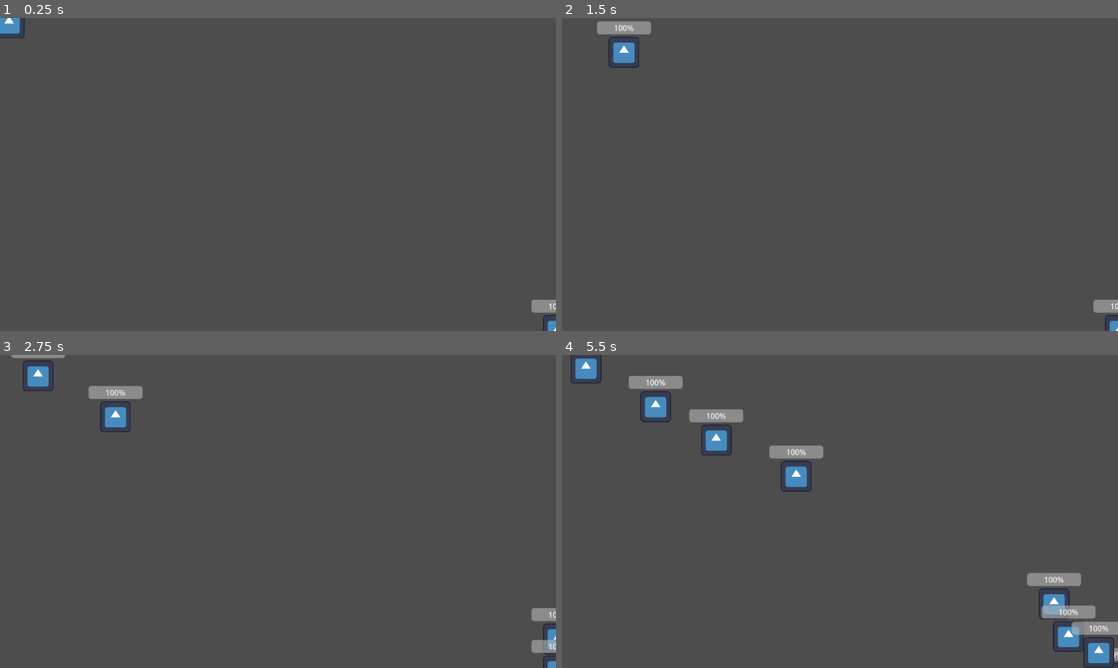
Above: before the commit, frames 1-4 (two rows, left to right).
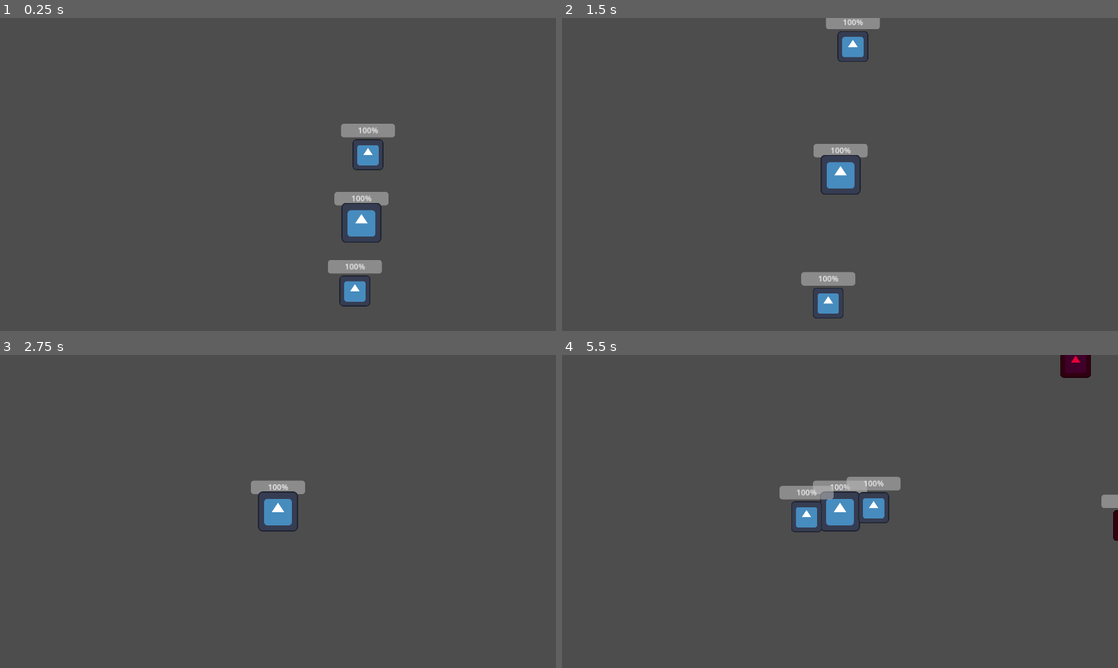
Above: after the commit, the same moments.

Repository: geekazodium/project-skeleton
Game: Godot game, scene res://scenes/game_scene.tscn
The game is run twice, just before and just after one commit, with the same random seed, the same clock (stepped at 60 frames per second) and the same inputs. The engine's default icon, where the game draws it, is replaced by a stand-in: a white triangle on a blue panel in a dark square.
Inputs:
- Up to frame 1 (0.25 s): no input
- Up to frame 2 (1.5 s): no input
- Up to frame 3 (2.75 s): no input
- Up to frame 4 (5.5 s): no input

The runs differ from the first frame. In frame 1, 2.9% of the frame differs, in the area x 0-100%, y 0-100%; in frame 2, 3.3%; in frame 3, 2.5%; in frame 4, 7.3%, in the area x 1-100%, y 0-100%.

Commit message:
Spawners

Diff:
--- a/project.godot
+++ b/project.godot
@@ -22,7 +22,30 @@
 [display]
 
 window/stretch/mode="canvas_items"
-window/stretch/scale_mode="integer"
+window/stretch/aspect="keep_height"
+
+[input]
+
+move_up={
+"deadzone": 0.5,
+"events": [Object(InputEventKey,"resource_local_to_scene":false,"resource_name":"","device":-1,"window_id":0,"alt_pressed":false,"shift_pressed":false,"ctrl_pressed":false,"meta_pressed":false,"pressed":false,"keycode":0,"physical_keycode":87,"key_label":0,"unicode":44,"location":0,"echo":false,"script":null)
+]
+}
+move_down={
+"deadzone": 0.5,
+"events": [Object(InputEventKey,"resource_local_to_scene":false,"resource_name":"","device":-1,"window_id":0,"alt_pressed":false,"shift_pressed":false,"ctrl_pressed":false,"meta_pressed":false,"pressed":false,"keycode":0,"physical_keycode":83,"key_label":0,"unicode":111,"location":0,"echo":false,"script":null)
+]
+}
+move_left={
+"deadzone": 0.5,
+"events": [Object(InputEventKey,"resource_local_to_scene":false,"resource_name":"","device":-1,"window_id":0,"alt_pressed":false,"shift_pressed":false,"ctrl_pressed":false,"meta_pressed":false,"pressed":false,"keycode":0,"physical_keycode":65,"key_label":0,"unicode":97,"location":0,"echo":false,"script":null)
+]
+}
+move_right={
+"deadzone": 0.5,
+"events": [Object(InputEventKey,"resource_local_to_scene":false,"resource_name":"","device":-1,"window_id":0,"alt_pressed":false,"shift_pressed":false,"ctrl_pressed":false,"meta_pressed":false,"pressed":false,"keycode":0,"physical_keycode":68,"key_label":0,"unicode":101,"location":0,"echo":false,"script":null)
+]
+}
 
 [layer_names]
 
--- a/scenes/entities/enemy.tscn
+++ b/scenes/entities/enemy.tscn
@@ -48,6 +48,7 @@
 max_value = 10.0
 
 [node name="Enemy" type="Sprite2D" parent="."]
+modulate = Color(0.894276, 0, 0.214811, 1)
 scale = Vector2(0.5, 0.5)
 texture = ExtResource("3_s2mat")
 
--- /dev/null
+++ b/scenes/entities/player.tscn
@@ -0,0 +1,55 @@
+[gd_scene load_steps=7 format=3 uid="uid://nydo5vwxibai"]
+
+[ext_resource type="Script" path="res://scripts/entities/entity.gd" id="1_wxe34"]
+[ext_resource type="Script" path="res://scripts/health/health_tracker.gd" id="2_x2jr2"]
+[ext_resource type="Script" path="res://scripts/entities/delete_on_death.gd" id="3_p1onp"]
+[ext_resource type="Texture2D" uid="uid://onhpoqcmxp7r" path="res://icon.svg" id="4_jjrip"]
+[ext_resource type="Script" path="res://scripts/entities/user_controlled_movement.gd" id="5_oiksj"]
+
+[sub_resource type="CircleShape2D" id="CircleShape2D_bm50p"]
+radius = 40.0
+
+[node name="Player" type="CharacterBody2D"]
+collision_layer = 5
+collision_mask = 8
+motion_mode = 1
+script = ExtResource("1_wxe34")
+move_speed = 150.0
+
+[node name="HealthTracker" type="Node" parent="."]
+script = ExtResource("2_x2jr2")
+
+[node name="DeleteOnDeath" type="Node" parent="."]
+script = ExtResource("3_p1onp")
+
+[node name="ProgressBar" type="ProgressBar" parent="."]
+anchors_preset = 8
+anchor_left = 0.5
+anchor_top = 0.5
+anchor_right = 0.5
+anchor_bottom = 0.5
+offset_left = -56.0
+offset_top = -64.0
+offset_right = 56.0
+offset_bottom = -37.0
+grow_horizontal = 2
+grow_vertical = 2
+max_value = 10.0
+
+[node name="Player" type="Sprite2D" parent="."]
+scale = Vector2(0.65, 0.65)
+texture = ExtResource("4_jjrip")
+
+[node name="CollisionShape2D" type="CollisionShape2D" parent="."]
+shape = SubResource("CircleShape2D_bm50p")
+
+[node name="UserControlledMovement" type="Node" parent="." node_paths=PackedStringArray("entity_body")]
+script = ExtResource("5_oiksj")
+move_up_action = "move_up"
+move_down_action = "move_down"
+move_left_action = "move_left"
+move_right_action = "move_right"
+entity_body = NodePath("..")
+
+[connection signal="health_changed" from="HealthTracker" to="DeleteOnDeath" method="_on_health_change"]
+[connection signal="health_changed" from="HealthTracker" to="ProgressBar" method="set_value"]
--- a/scenes/game_scene.tscn
+++ b/scenes/game_scene.tscn
@@ -1,30 +1,68 @@
-[gd_scene load_steps=5 format=3 uid="uid://vq5kr86416s4"]
+[gd_scene load_steps=8 format=3 uid="uid://vq5kr86416s4"]
 
 [ext_resource type="PackedScene" uid="uid://krh4wqhn34oi" path="res://scenes/entities/minion.tscn" id="1_4bfgp"]
-[ext_resource type="Script" path="res://scripts/entities/enemy_spawner.gd" id="2_qdphv"]
+[ext_resource type="PackedScene" uid="uid://nydo5vwxibai" path="res://scenes/entities/player.tscn" id="1_tcglg"]
+[ext_resource type="Script" path="res://scripts/entities/spawners/enemy_spawner.gd" id="2_qdphv"]
 [ext_resource type="PackedScene" uid="uid://dubqfll6wt3er" path="res://scenes/entities/enemy.tscn" id="3_3rgyx"]
+[ext_resource type="Script" path="res://scripts/entities/spawners/spawner_rotation.gd" id="4_ko6km"]
+[ext_resource type="Script" path="res://scripts/camera/follow_camera_2d.gd" id="5_wc26p"]
 
 [sub_resource type="NavigationPolygon" id="NavigationPolygon_fcdfl"]
-vertices = PackedVector2Array(1142, 630.062, 9.99219, 637.93, 10, 10, 1142, 10)
+vertices = PackedVector2Array(83024.7, 46622, -61150.1, 46028, -62336.8, -28296, 80990.3, -28720)
 polygons = Array[PackedInt32Array]([PackedInt32Array(0, 1, 2, 3)])
-outlines = Array[PackedVector2Array]([PackedVector2Array(0, 648, 1152, 640, 1152, 0, 0, 0)])
+outlines = Array[PackedVector2Array]([PackedVector2Array(-61160, 46038, 83035, 46632, 81000, -28730, -62347, -28306)])
 parsed_geometry_type = 1
 
 [node name="GameScene" type="Node2D"]
 
-[node name="NavigationRegion2D" type="NavigationRegion2D" parent="."]
-visible = false
-navigation_polygon = SubResource("NavigationPolygon_fcdfl")
+[node name="Player" parent="." instance=ExtResource("1_tcglg")]
+position = Vector2(470, 272)
 
-[node name="EnemySpawner" type="Node2D" parent="."]
+[node name="SpawnerRotation2" type="Node2D" parent="Player"]
+script = ExtResource("4_ko6km")
+rotate_speed = 100.0
+
+[node name="MinionSpawner" type="Node2D" parent="Player/SpawnerRotation2" node_paths=PackedStringArray("spawn_to")]
+position = Vector2(120, 0)
+script = ExtResource("2_qdphv")
+spawn_interval_min = 2.8
+spawn_interval_max = 3.6
+spawn_scene = ExtResource("1_4bfgp")
+spawn_to = NodePath("../../..")
+
+[node name="MinionSpawner2" type="Node2D" parent="Player/SpawnerRotation2" node_paths=PackedStringArray("spawn_to")]
+position = Vector2(-120, 0)
+script = ExtResource("2_qdphv")
+spawn_interval_min = 2.8
+spawn_interval_max = 3.6
+spawn_scene = ExtResource("1_4bfgp")
+spawn_to = NodePath("../../..")
+
+[node name="SpawnerRotation" type="Node2D" parent="Player"]
+script = ExtResource("4_ko6km")
+rotate_speed = 100.0
+
+[node name="EnemySpawner" type="Node2D" parent="Player/SpawnerRotation" node_paths=PackedStringArray("spawn_to")]
+position = Vector2(800, 0)
 script = ExtResource("2_qdphv")
 spawn_interval_min = 1.4
 spawn_interval_max = 1.8
 spawn_scene = ExtResource("3_3rgyx")
+spawn_to = NodePath("../../..")
 
-[node name="MinionSpawner" type="Node2D" parent="."]
-position = Vector2(1157, 647)
+[node name="EnemySpawner2" type="Node2D" parent="Player/SpawnerRotation" node_paths=PackedStringArray("spawn_to")]
+position = Vector2(-800, 0)
 script = ExtResource("2_qdphv")
 spawn_interval_min = 1.4
 spawn_interval_max = 1.8
-spawn_scene = ExtResource("1_4bfgp")
+spawn_scene = ExtResource("3_3rgyx")
+spawn_to = NodePath("../../..")
+
+[node name="NavigationRegion2D" type="NavigationRegion2D" parent="."]
+visible = false
+position = Vector2(-2156, -1036)
+navigation_polygon = SubResource("NavigationPolygon_fcdfl")
+
+[node name="Camera2D" type="Camera2D" parent="." node_paths=PackedStringArray("target")]
+script = ExtResource("5_wc26p")
+target = NodePath("../Player")
--- a/scripts/attacks/attack_area.gd
+++ b/scripts/attacks/attack_area.gd
@@ -6,7 +6,7 @@
 var damage_cooldown_timer: float = 0.;
 
 @export var knockback_amount: float = 200;
-@export var stun_duration: float = .5;
+@export var stun_duration: float = .25;
 
 # Called when the node enters the scene tree for the first time.
 func _ready() -> void:
@@ -22,24 +22,12 @@
 	if damage_cooldown_timer > 0:
 		return;
 
-	var hit: Node2D = self.get_hit_nearest();
+	var hit: Node2D = get_hit_nearest_body(self);
 	if hit == null:
 		return;
 
 	self.target_collide_damage(hit);
 	self.target_collide_knockback(hit);
-
-func get_hit_nearest() -> PhysicsBody2D:
-	var nearest: PhysicsBody2D = null;
-	var nearest_distance: float = 0.;
-	for body in self.get_overlapping_bodies():
-		#optimization since exact distance is not required, just comparison.
-		#(vector length requires sqrt operation, length_squared does not.)
-		var distance = (body.global_position - self.global_position).length_squared();
-		if nearest == null || nearest_distance > distance:
-			nearest = body;
-			nearest_distance = distance;
-	return nearest;
 
 func target_collide_damage(target: Node2D):
 	var hit: HealthTracker = target.get_node(HealthTracker.default_path);
@@ -51,3 +39,15 @@
 	var hit_entity: EntityBody = target;
 	hit_entity.apply_knockback(dir.normalized() * knockback_amount);
 	hit_entity.apply_stun(stun_duration);
+
+static func get_hit_nearest_body(_self: Area2D):
+	var nearest: PhysicsBody2D = null;
+	var nearest_distance: float = 0.;
+	for body in _self.get_overlapping_bodies():
+		#optimization since exact distance is not required, just comparison.
+		#(vector length requires sqrt operation, length_squared does not.)
+		var distance = (body.global_position - _self.global_position).length_squared();
+		if nearest == null || nearest_distance < distance:
+			nearest = body;
+			nearest_distance = distance;
+	return nearest;
--- /dev/null
+++ b/scripts/camera/follow_camera_2d.gd
@@ -0,0 +1,22 @@
+extends Camera2D
+class_name FollowCamera2D
+
+const EULER_CONST: float = 2.71828182845904523536028747135266250;
+
+@export var target: Node2D = null;
+@export var tween_velocity: float = 4;
+
+# Called when the node enters the scene tree for the first time.
+func _ready() -> void:
+	pass # Replace with function body.
+
+
+# Called every frame. 'delta' is the elapsed time since the previous frame.
+func _process(delta: float) -> void:
+	if self.target == null:
+		return;
+	var position: Vector2 = self.target.global_position;
+	var scale_fac: float = 1.-pow(EULER_CONST,-delta * self.tween_velocity);
+	var move_by: Vector2 = (position - self.global_position) * scale_fac;
+	var new_position = self.position + move_by;
+	self.position = new_position;
--- a/scripts/entities/delete_on_death.gd
+++ b/scripts/entities/delete_on_death.gd
@@ -1,5 +1,5 @@
 extends Node
-
+class_name DeleteOnDeath
 
 # Called when the node enters the scene tree for the first time.
 func _ready() -> void:
--- a/scripts/entities/enemy_spawner.gd
+++ b/scripts/entities/spawners/enemy_spawner.gd
@@ -3,6 +3,8 @@
 @export var spawn_interval_min: float = .5;
 @export var spawn_interval_max: float = .7;
 @export var spawn_scene: PackedScene = null;
+
+@export var spawn_to: Node = null;
 
 var spawn_timer: float = 0;
 
@@ -20,5 +22,10 @@
 	self.attempt_spawn();
 
 func attempt_spawn():
-	self.add_child(spawn_scene.instantiate());
+	var new_inst = spawn_scene.instantiate();
+	if spawn_to == null:
+		self.add_child(new_inst);
+	else:
+		new_inst.global_position = self.global_position;
+		spawn_to.add_child(new_inst);
 	spawn_timer = randf_range(spawn_interval_min,spawn_interval_max);
--- /dev/null
+++ b/scripts/entities/spawners/spawner_rotation.gd
@@ -0,0 +1,10 @@
+extends Node2D
+
+@export var rotate_speed: float = 10;
+
+# Called when the node enters the scene tree for the first time.
+func _ready() -> void:
+	pass # Replace with function body.
+
+func _physics_process(delta: float) -> void:
+	self.rotation += delta * rotate_speed;
--- a/scripts/entities/state_machine/find_target_state.gd
+++ b/scripts/entities/state_machine/find_target_state.gd
@@ -14,7 +14,9 @@
 	pass
 
 func _physics_process(delta: float) -> void:
-	pass
+	var nearest: Node2D = AttackArea.get_hit_nearest_body(self.detection_area);
+	if nearest != null:
+		self._on_body_enter_detection(nearest);
 
 func _on_body_enter_detection(body: Node2D):
 	if !StateMachine.is_active_state(self):
--- /dev/null
+++ b/scripts/entities/user_controlled_movement.gd
@@ -0,0 +1,21 @@
+extends Node
+class_name UserControlledMovement
+
+@export var move_up_action: String = "";
+@export var move_down_action: String = "";
+@export var move_left_action: String = "";
+@export var move_right_action: String = "";
+
+@export var entity_body: EntityBody = null;
+
+# Called when the node enters the scene tree for the first time.
+func _ready() -> void:
+	pass # Replace with function body.
+
+
+func _physics_process(delta: float) -> void:
+	var direction: Vector2 = Vector2(
+		Input.get_axis(move_left_action,move_right_action),
+		Input.get_axis(move_up_action,move_down_action));
+
+	self.entity_body.move_in_direction(direction);
